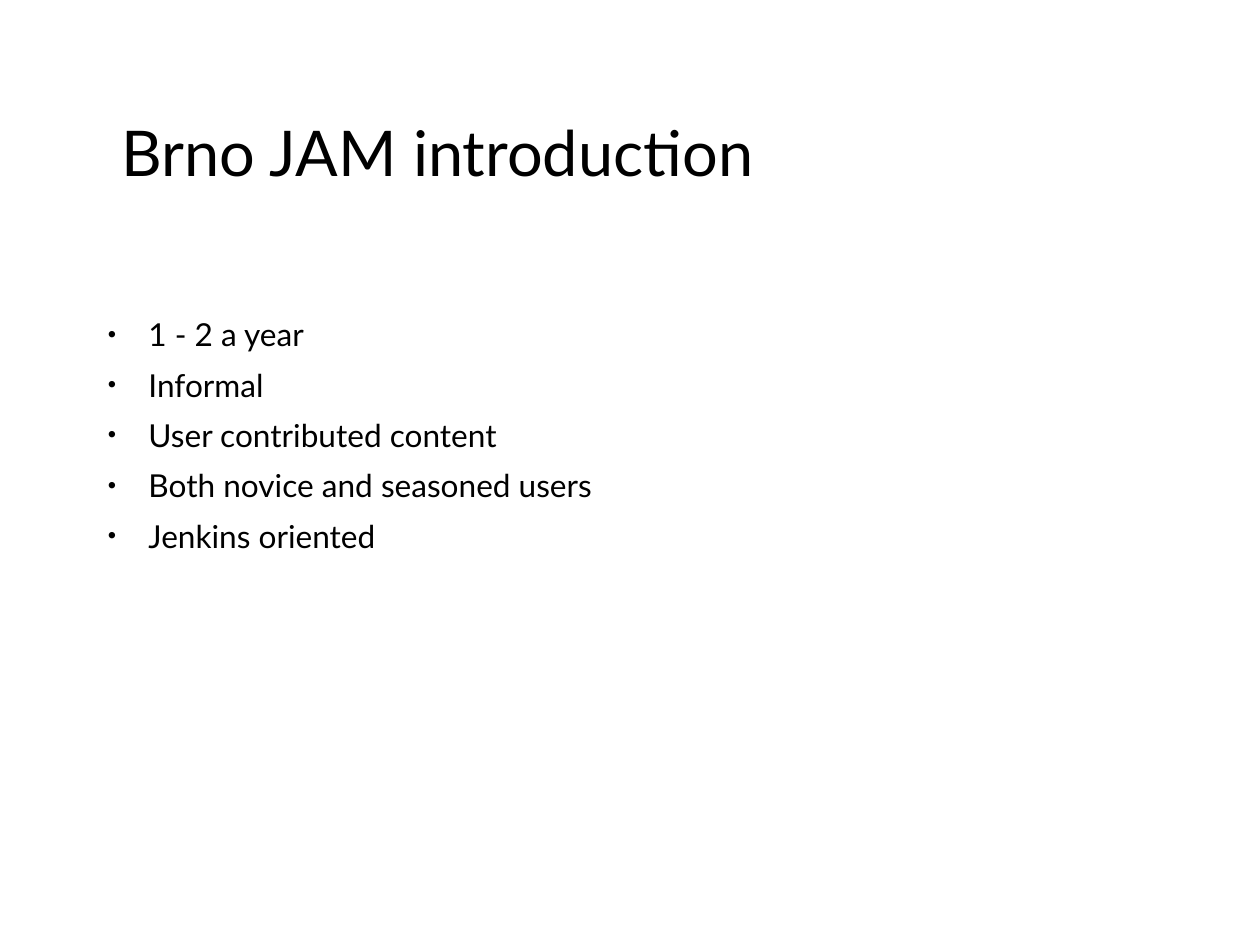
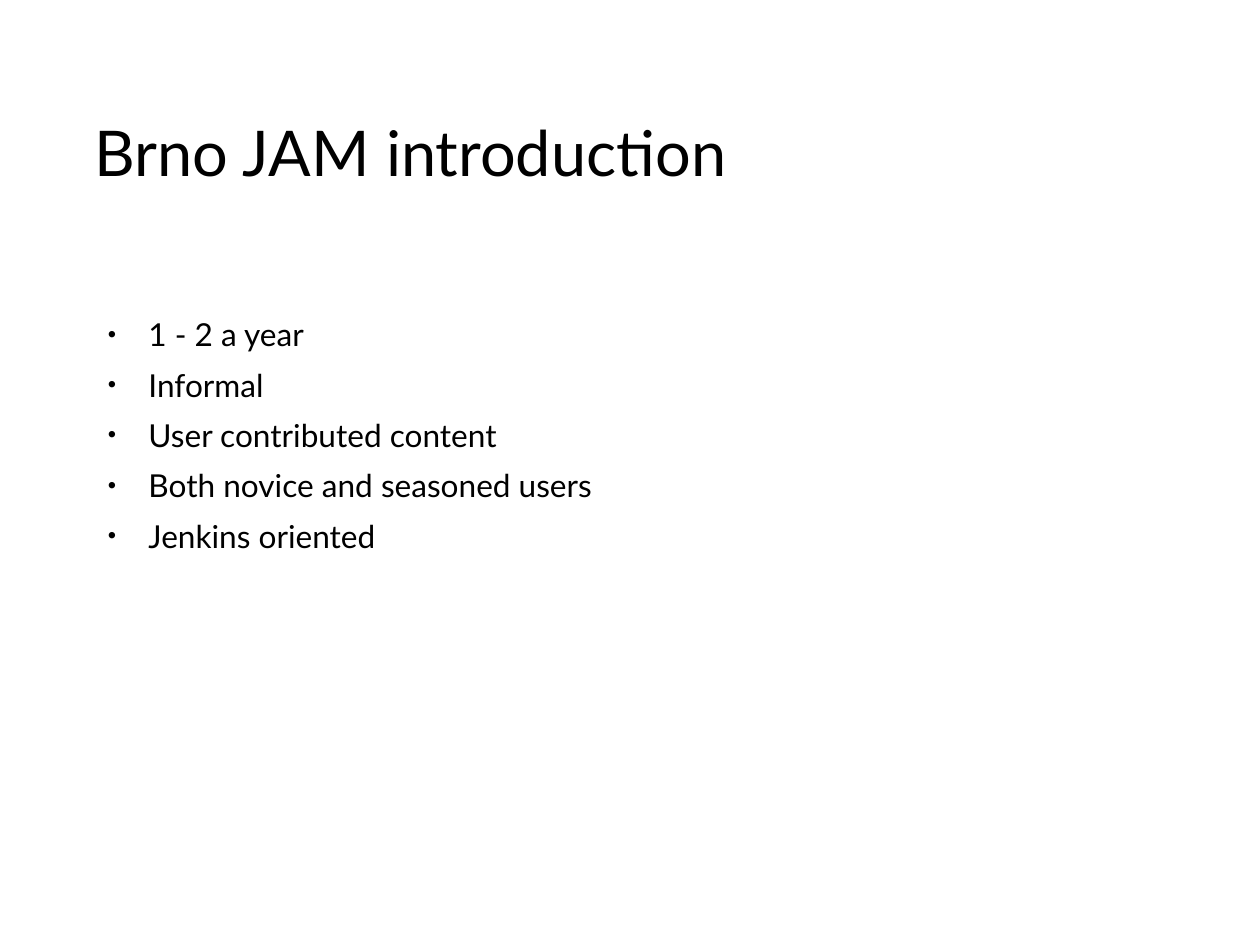
Before and after one commit to BrnoJAM/jam, a slide deck: slide 3 of 2016-02-07/slides.odp. Drawn at 1260x945 pixels with LibreOffice and Linux fonts; fonts in the diff are those of the drawing; background and template pictures are left out. Boxes give left, top, right and bottom in pixels: in the first picture for what was removed or moved away, otherwise in the second. Text is boxed around its words. In the diff, an @@ line names an element or a change of style, - is before the commit and + after.

```diff
--- a/2016-02-07/slides.odp
+++ b/2016-02-07/slides.odp
@@ title "Brno JAM introduction" at bbox=[94, 129, 726, 177]: bullet ● to none @@
```
Also in this commit, not shown: 3 other slides changed, 1 slide added, 1 other file.
